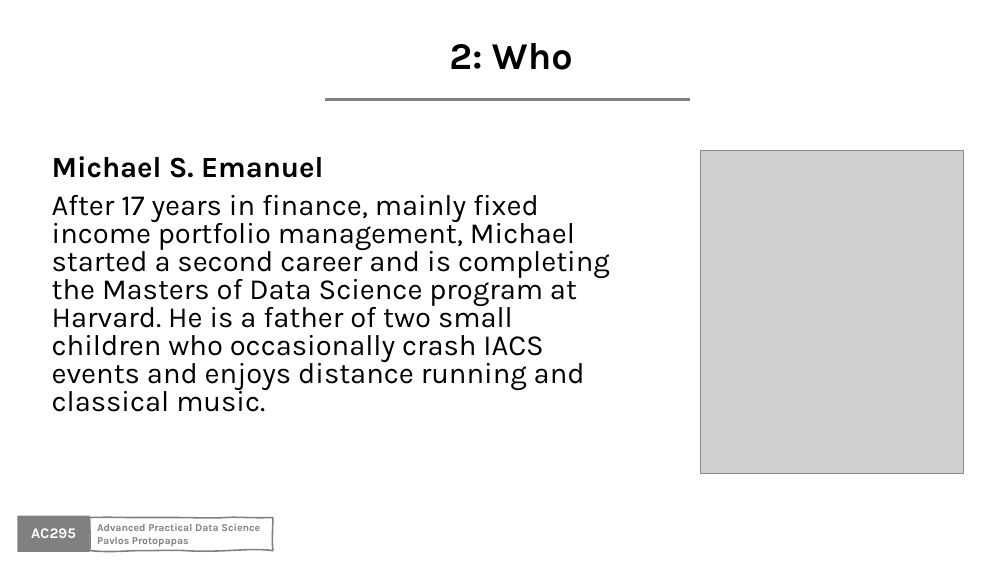
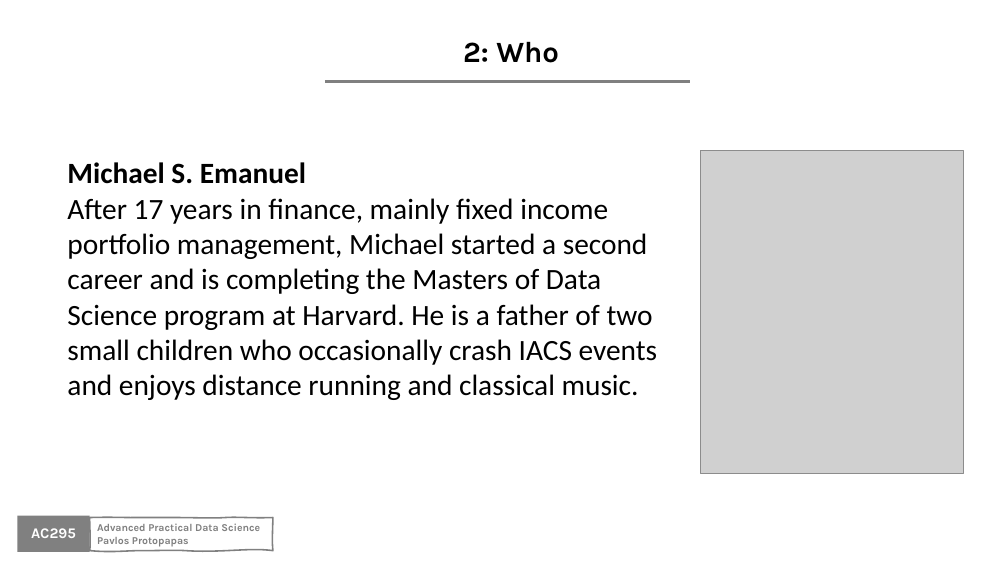
Before and after one commit to Harvard-IACS/2020-AC295, a slide deck: slide 8 of content/lectures/lecture1/presentation/lecture1_draft.pptx. Drawn at 1008x567 pixels with LibreOffice and Linux fonts; fonts in the diff are those of the drawing; grey boxes stand for pictures; background and template pictures are left out. Boxes give left, top, right and bottom in pixels: in the first picture for what was removed or moved away, otherwise in the second. Text is boxed around its words. In the diff, an @@ line names an element or a change of style, - is before the commit and + after.

```diff
--- a/content/lectures/lecture1/presentation/lecture1_draft.pptx
+++ b/content/lectures/lecture1/presentation/lecture1_draft.pptx
@@ text "2: Who" at box(463, 41, 559, 63): size 36 to 28 pt, bold off @@
@@ line moved from (325, 99) - (690, 99) to (325, 82) - (690, 82) @@
@@ text "Michael S. Emanuel": place and size @@
-text "Michael S. Emanuel" at box(52, 156, 610, 412)
+text "Michael S. Emanuel" at box(67, 162, 658, 400)
@@ text "Michael S. Emanuel" at box(67, 162, 658, 400): size 27.8 to 28 pt, font Karla to Calibri; line spacing 0.8 to 1; less space between paragraphs @@
```
Also in this commit, not shown: 11 other slides changed, 6 other files.
